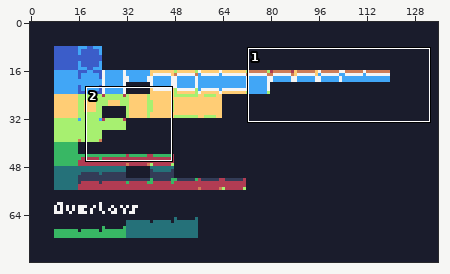
Pixel-art file, stored at plan/tileset.ase. Above, an overview of the earlier version with the close-up marked.
Close-up. As it was:
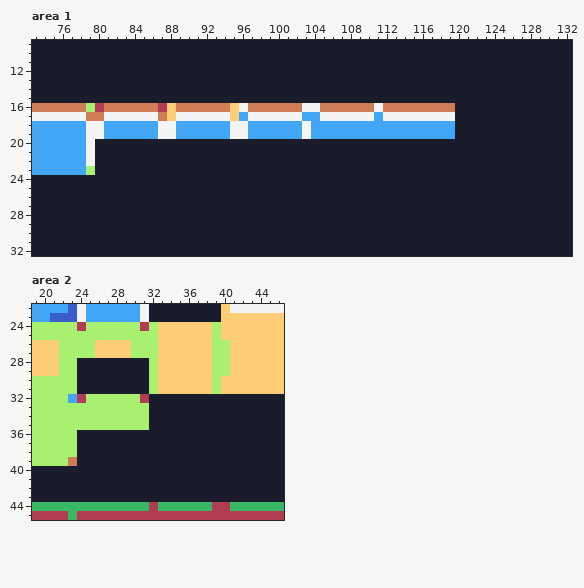
136x80 pixels, 1 frame. Shown: area 1: x 73..132, y 9..32; area 2: x 19..46, y 22..45.
New version:
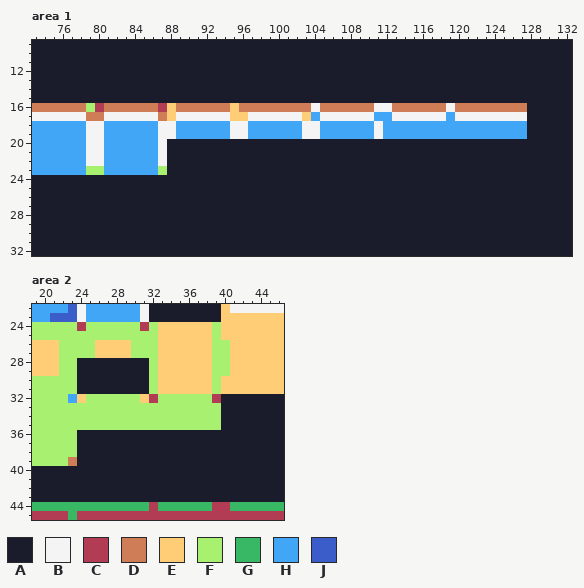
Palette (. is transparent): A #1a1c2c  B #f4f4f4  C #b13c53  D #cf7d57  E #ffcd75  F #a7f070  G #38b764  H #41a6f6  J #3b5dc9
Changes in this commit:
Changed rows in their new state; - is an unchanged pixel.
Area 1, layer "Tileset":
first column x 80:
16 ----------------D------D--------B------BDDDDDDDD
17 ----------------E------E--------H------HBBBBBBBB
18 ------------------------B------B--------HHHHHHHH
19 ------------------------B------B--------HHHHHHHH
20 BHHHHHHB----------------------------------------
21 BHHHHHHB----------------------------------------
22 BHHHHHHB----------------------------------------
23 FHHHHHHF----------------------------------------
Area 2, layer "Tileset":
first column x 24:
32 E------ECFFFFFFC
33 --------FFFFFFFF
34 --------FFFFFFFF
35 --------FFFFFFFF
Pixel boxes of the changes (left, top, right, bottom) in both close-ups:
changed: (239, 103, 248, 121)
changed: (302, 103, 320, 139)
changed: (374, 103, 392, 139)
changed: (446, 103, 527, 139)
changed: (95, 139, 167, 175)
changed: (77, 394, 86, 403)
changed: (140, 394, 221, 430)
